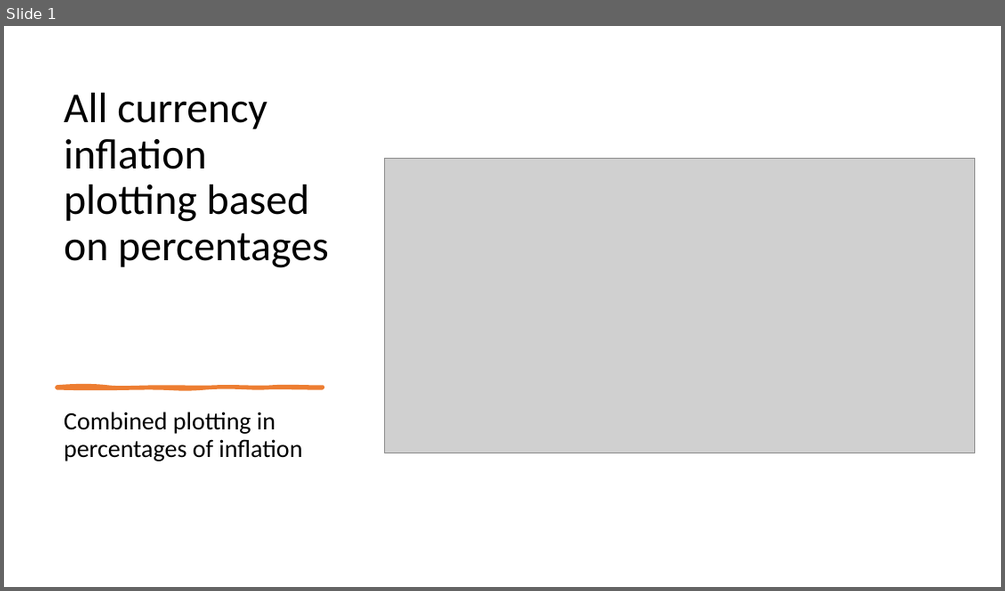
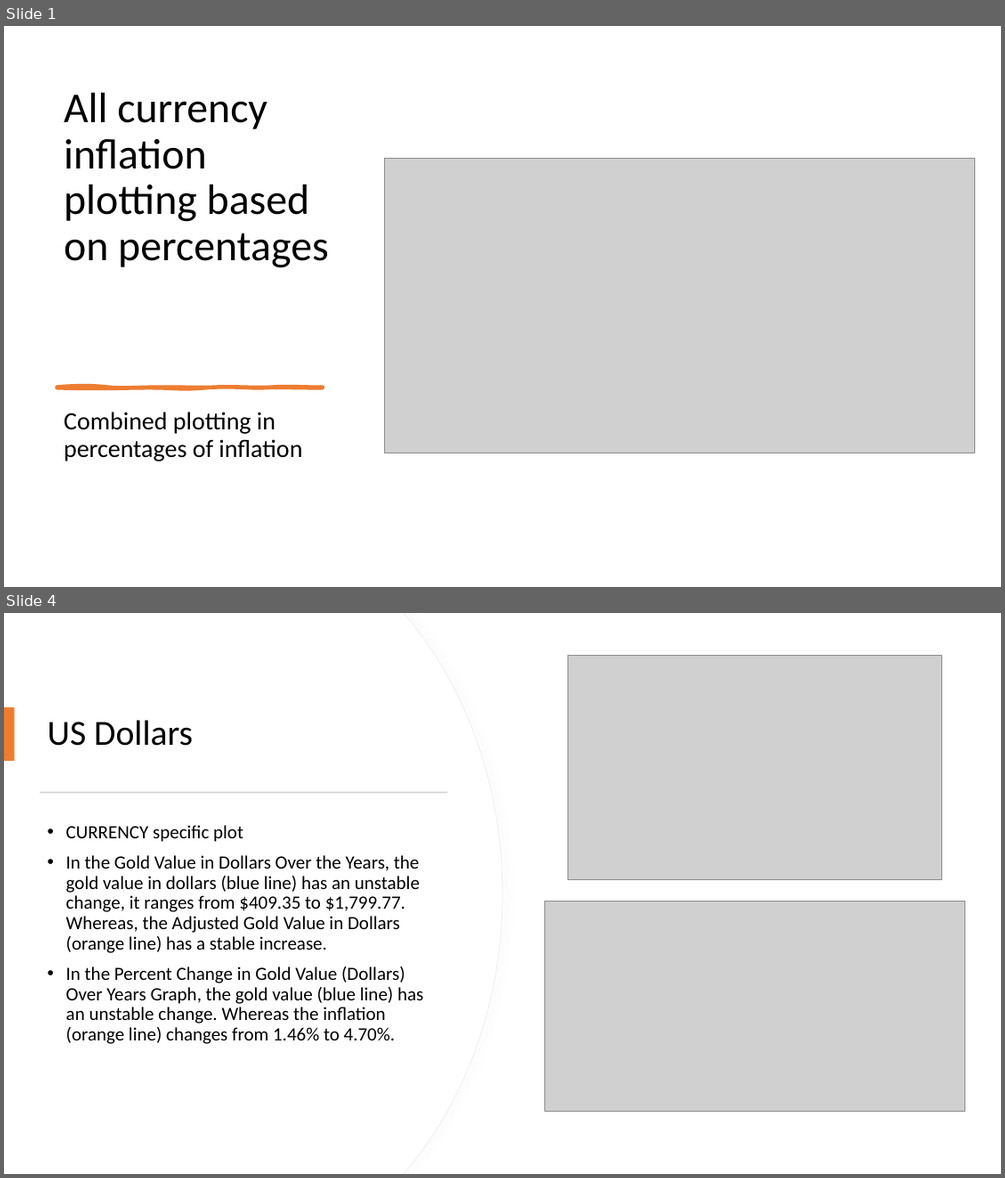
Before and after one commit to BrennanB572/Gold_Price_vs_Inflation, a slide deck: Slideshow with Flow Charts Group Project 1.pptx. Shown one above the other, each under a label of ours: slide 1 before the commit, slides 1 and 4 after it; the slides between them are not shown. The pictures are 1005x591 and 1005x1178 pixels, drawn with LibreOffice and Linux fonts; fonts in the diff are those of the drawing; grey boxes stand for pictures. Boxes give left, top, right and bottom in pixels: in the first picture for what was removed or moved away, otherwise in the second. Text is boxed around its words. In the diff, an @@ line names an element or a change of style, - is before the commit and + after.

```diff
--- a/Slideshow with Flow Charts Group Project 1.pptx
+++ b/Slideshow with Flow Charts Group Project 1.pptx
@@ slide 4 added at <box>4,613,1001,1174</box>, background #FFFFFF @@
@@ freeform shape added at <box>4,613,502,1174</box>, fill #FFFFFF, outline #EFEFEF 0.75 pt @@
@@ freeform shape added at <box>4,613,502,1174</box>, fill #FFFFFF @@
@@ picture added at <box>568,656,942,880</box> @@
@@ rectangle added at <box>4,707,15,761</box>, fill #ED7D31 @@
@@ title added at <box>48,720,193,746</box>, 34 pt, text #000000 @@
+US Dollars
@@ rectangle added at <box>40,792,447,793</box>, fill #D5D5D5 @@
@@ text added at <box>66,825,423,1044</box>, 18 pt, text #000000 @@
+• CURRENCY specific plot
+• In the Gold Value in Dollars Over the Years, the gold value in dollars (blue line) has an unstable change, it ranges from $409.35 to $1,799.77. Whereas, the Adjusted Gold Value in Dollars (orange line) has a stable increase.
+• In the Percent Change in Gold Value (Dollars) Over Years Graph, the gold value (blue line) has an unstable change. Whereas the inflation (orange line) changes from 1.46% to 4.70%.
@@ picture added at <box>545,900,966,1111</box> @@
```
Also in this commit, not shown: 2 slides changed, 1 other slide added, 2 slides removed.
